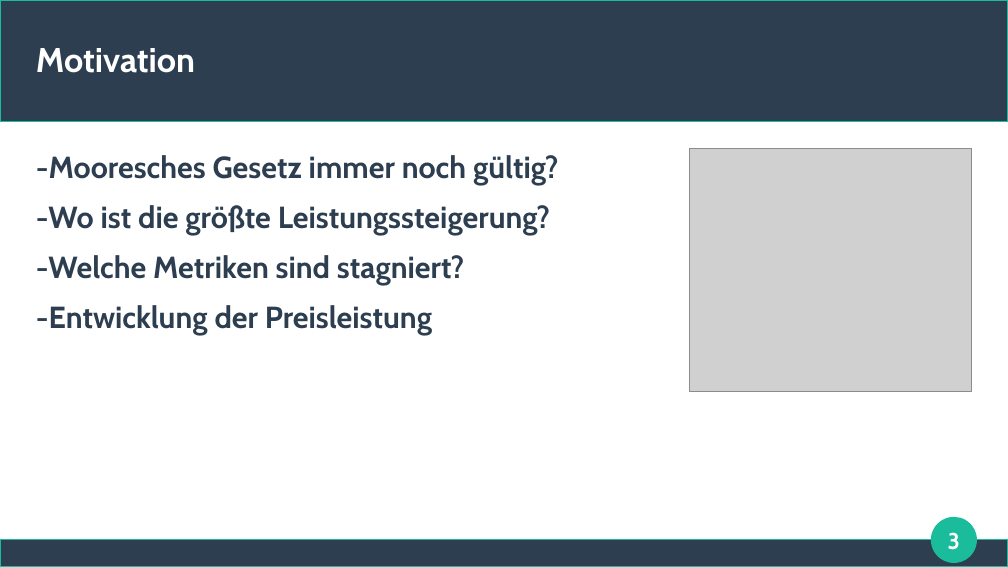
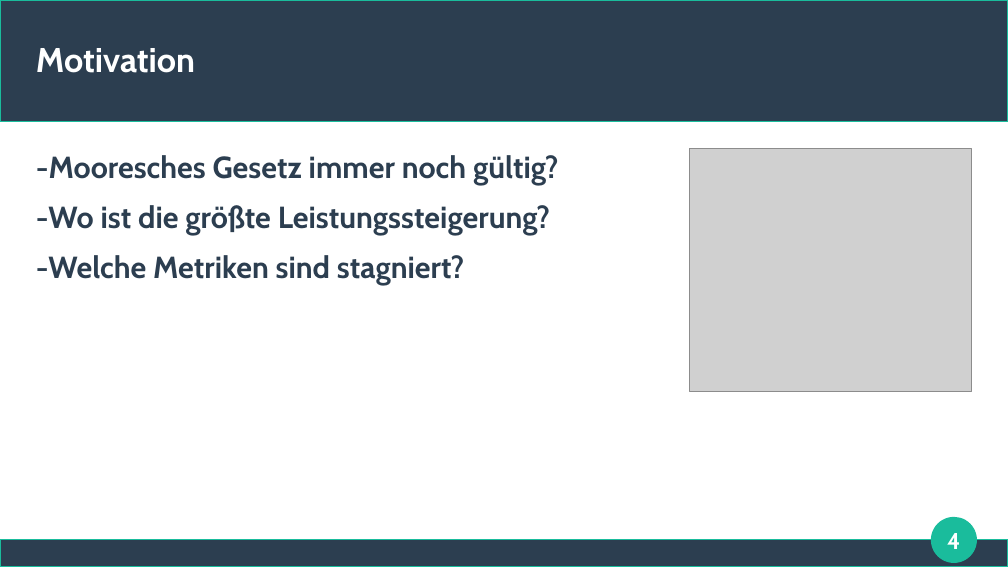
Before and after one commit to lamasmithueten/big_data_analytics, a slide deck: slide 4 of präsentation_izz_da__BIIIIIIIIIIIIIIIIIIIIIIIIIIRAAAAAAAAAAAAAAAAAAAAAAAAA.odp (slide 3 before the commit). Drawn at 1008x567 pixels with LibreOffice and Linux fonts; fonts in the diff are those of the drawing; grey boxes stand for pictures. Boxes give left, top, right and bottom in pixels: in the first picture for what was removed or moved away, otherwise in the second. Text is boxed around its words. In the diff, an @@ line names an element or a change of style, - is before the commit and + after.

```diff
--- a/präsentation_izz_da__BIIIIIIIIIIIIIIIIIIIIIIIIIIRAAAAAAAAAAAAAAAAAAAAAAAAA.odp
+++ b/präsentation_izz_da__BIIIIIIIIIIIIIIIIIIIIIIIIIIRAAAAAAAAAAAAAAAAAAAAAAAAA.odp
@@ text at (36, 305, 432, 335): paragraph removed @@
--Entwicklung der Preisleistung
@@ page number at (947, 533, 960, 549): text changed @@
-3
+4
```
Also in this commit, not shown: 2 other slides changed, 1 slide added.
